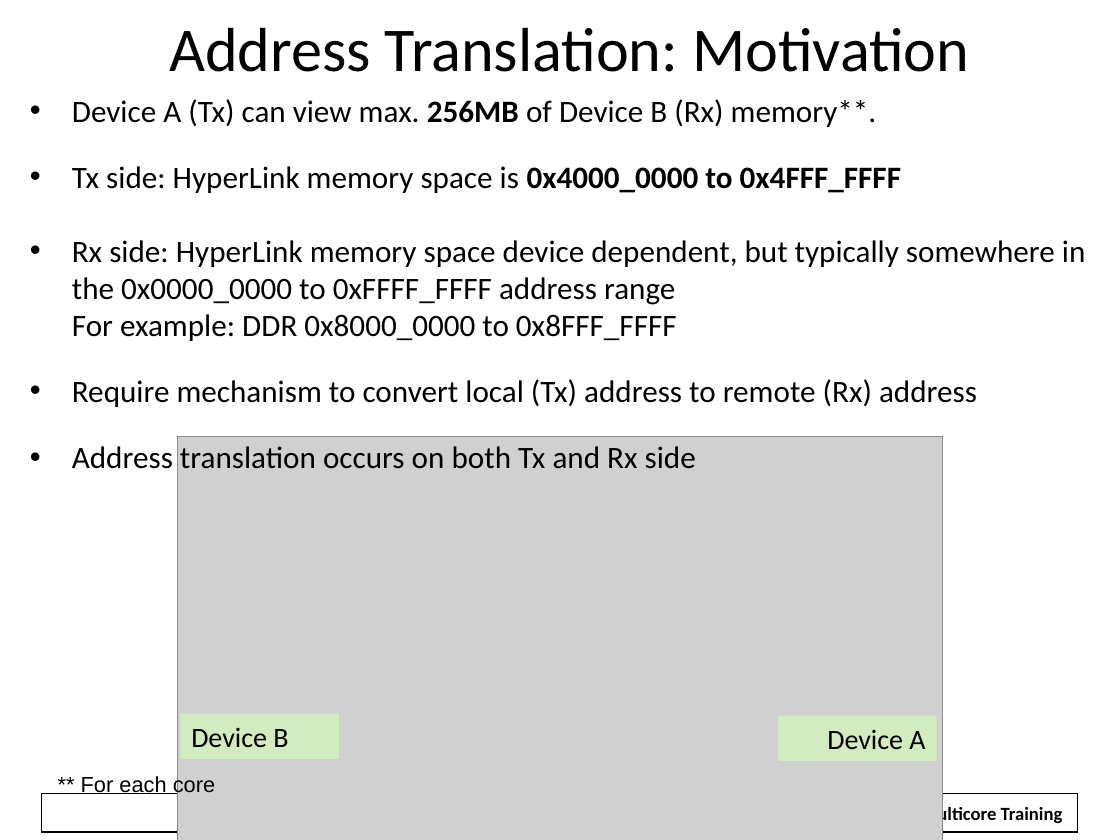
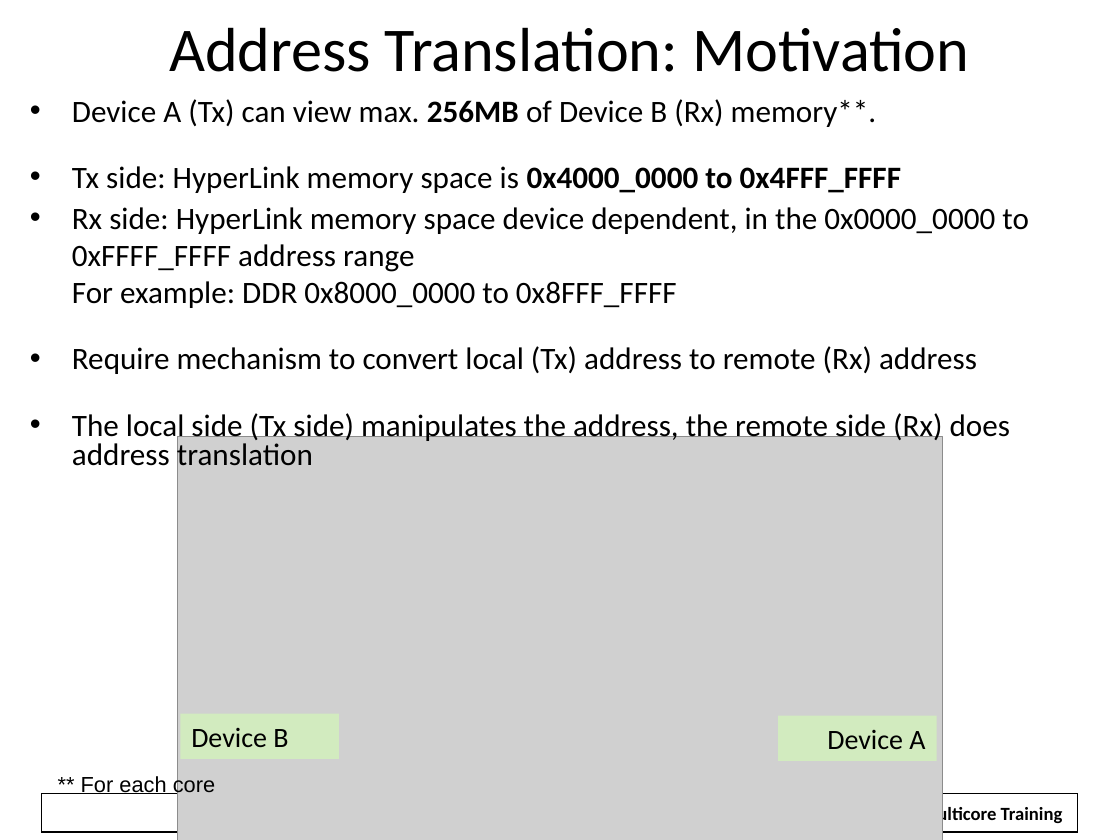
Before and after one commit to hari1989/keystone-workshop, a slide deck: slide 12 of slides/Intro to Hyperlink.pptx (slide 13 before the commit). Drawn at 1120x840 pixels with LibreOffice and Linux fonts; fonts in the diff are those of the drawing; grey boxes stand for pictures; background and template pictures are left out. Boxes give left, top, right and bottom in pixels: in the first picture for what was removed or moved away, otherwise in the second. Text is boxed around its words. In the diff, an @@ line names an element or a change of style, - is before the commit and + after.

Commit message:
Insert latest address translation

```diff
--- a/slides/Intro to Hyperlink.pptx
+++ b/slides/Intro to Hyperlink.pptx
@@ text at (72,207,1029,308): text changed @@
-• Rx side: HyperLink memory space device dependent, but typically somewhere in the 0x0000_0000 to 0xFFFF_FFFF address range
-  For example: DDR 0x8000_0000 to 0x8FFF_FFFF
+• Rx side: HyperLink memory space device dependent, in the 0x0000_0000 to 0xFFFF_FFFF address range
+  For example: DDR 0x8000_0000 to 0x8FFF_FFFF
@@ text at (72,413,1010,473): text changed @@
-• Address translation occurs on both Tx and Rx side
+• The local side (Tx side) manipulates the address, the remote side (Rx) does address translation
```
Also in this commit, not shown: 20 other slides changed, 1 slide added, 2 slides removed.
